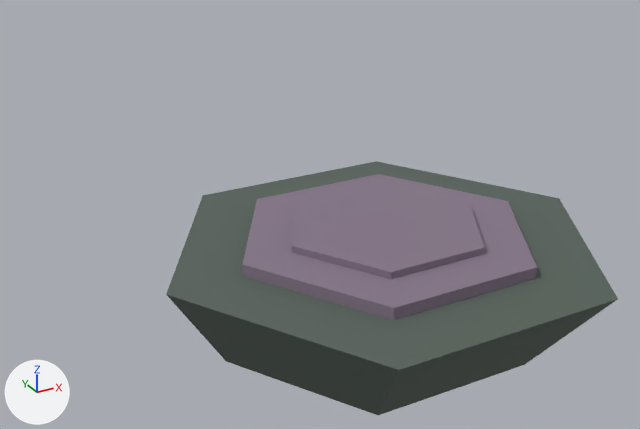
The glTF model lvl1_isle_body3.glb: old version first, new version second.
Both versions are drawn from a camera (50 mm lens) standing at (12.61, -41.93, -35.38) and looking at (19.45, -29.49, -41.6). The axes (+X, +Y, +Z) are drawn at lower left. The lights are the same throughout. Vertices at the same position are counted once.

In view in the first picture: 'lvl1_isl_body3'.
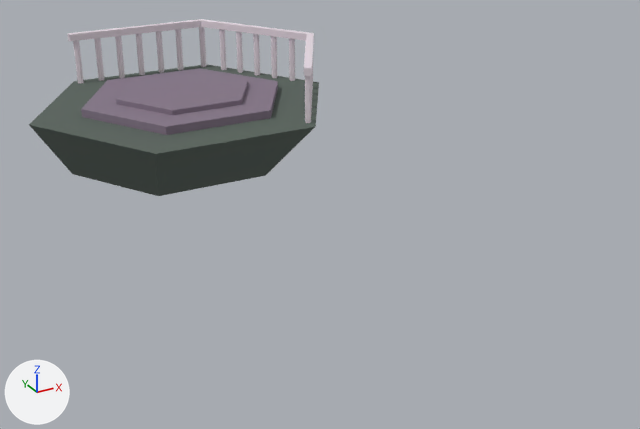
Patch to the scene script:
```diff
--- a/lvl1_isle_body3.glb.py
+++ b/lvl1_isle_body3.glb.py
@@ me_cube_007 @@
 # used by ob_lvl1_isl_body3; location = (18.76, -32.58, -40.77)
-me_cube_007.from_pydata(...)  # 37 vertices, 62 faces; spans x -3.16..3.25, y -2.75..2.8, z -1.02..0.34
+me_cube_007.from_pydata(...)  # 289 vertices, 488 faces; spans x -4.43..1.98, y -3.48..2.07, z -1.58..0.63
+# me_cube_007 part 1: the loose piece of 25 vertices spanning x -2.12..2.21, y -1.85..1.9, z 0.07..0.34 is moved by (-1.27, -0.73, -0.56)
+# me_cube_007 part 2: the loose piece of 12 vertices spanning x -3.16..3.25, y -2.75..2.8, z -1.02..0.07 is moved by (-1.27, -0.73, -0.56)
+# me_cube_007 part 3: a new loose piece, a 6-sided cylinder along z spanning x -0.4..-0.28, y 1.84..1.96, z -0.49..0.55, in mat_pixel_palette (picture img_pixel_palet)
+# me_cube_007 part 4: a new loose piece, a 6-sided cylinder along z spanning x -0.88..-0.76, y 1.83..1.95, z -0.49..0.55, in mat_pixel_palette (picture img_pixel_palet)
+# me_cube_007 part 5: a new loose piece, a 6-sided cylinder along z spanning x -1.35..-1.24, y 1.83..1.94, z -0.49..0.55, in mat_pixel_palette (picture img_pixel_palet)
+# me_cube_007 part 6: a new loose piece, a 6-sided cylinder along z spanning x -1.83..-1.71, y 1.82..1.94, z -0.49..0.55, in mat_pixel_palette (picture img_pixel_palet)
+# me_cube_007 part 7: a new loose piece, a 6-sided cylinder along z spanning x -2.31..-2.19, y 1.81..1.93, z -0.49..0.55, in mat_pixel_palette (picture img_pixel_palet)
+# me_cube_007 part 8: a new loose piece, a 6-sided cylinder along z spanning x 0.19..0.31, y 1.85..1.96, z -0.49..0.55, in mat_pixel_palette (picture img_pixel_palet)
+# me_cube_007 part 9: a new loose piece, a 6-sided cylinder along z spanning x -2.79..-2.67, y 1.81..1.92, z -0.49..0.55, in mat_pixel_palette (picture img_pixel_palet)
+# me_cube_007 part 10
+# 84 vertices are added at x -2.89..1.88, y -3.34..1.99, z -0.49..0.48
+# 72 new vertices lie (0.0, 0.0, 1.04) away from vertices in x 0.33..1.84, y -3.23..1.47, z -0.49
+# 12 new vertices lie (0.0, 0.0, 0.15) away from vertices in x -2.89..1.88, y -3.34..1.99, z 0.48
+# 286 new faces join them
 me_cube_007.materials.append(mat_pixel_palette)
@@ ob_lvl1_isl_body3 @@
 ob_lvl1_isl_body3 = bpy.data.objects.new('lvl1_isl_body3', me_cube_007)
-ob_lvl1_isl_body3.location = (18.76, -32.58, -40.77)
+ob_lvl1_isl_body3.location = (20.03, -24.09, -40.21)
```

Where the change shows, as pixel boxes [x1, y1, x2, y2] in the pictures (640 x 429 px; the box of a moved part takes in the faces that stretch with it):
'lvl1_isl_body3', reshaped, moved (36% narrower, 30% shorter): before [166, 161, 618, 415]; after [29, 19, 319, 196]
part 1 of me_cube_007, moved or reshaped: before [242, 174, 537, 320]; after [81, 68, 278, 135]
part 2 of me_cube_007, moved or reshaped: before [166, 161, 618, 415]; after [29, 64, 319, 196]
part 3 of me_cube_007, added: after [175, 29, 183, 70]
part 4 of me_cube_007, added: after [156, 31, 164, 73]
part 5 of me_cube_007, added: after [136, 34, 145, 75]
part 6 of me_cube_007, added: after [115, 36, 125, 78]
part 7 of me_cube_007, added: after [95, 38, 104, 81]
part 8 of me_cube_007, added: after [199, 27, 206, 67]
part 9 of me_cube_007, added: after [73, 41, 84, 83]
part 10 of me_cube_007, added: after [67, 19, 314, 123]
